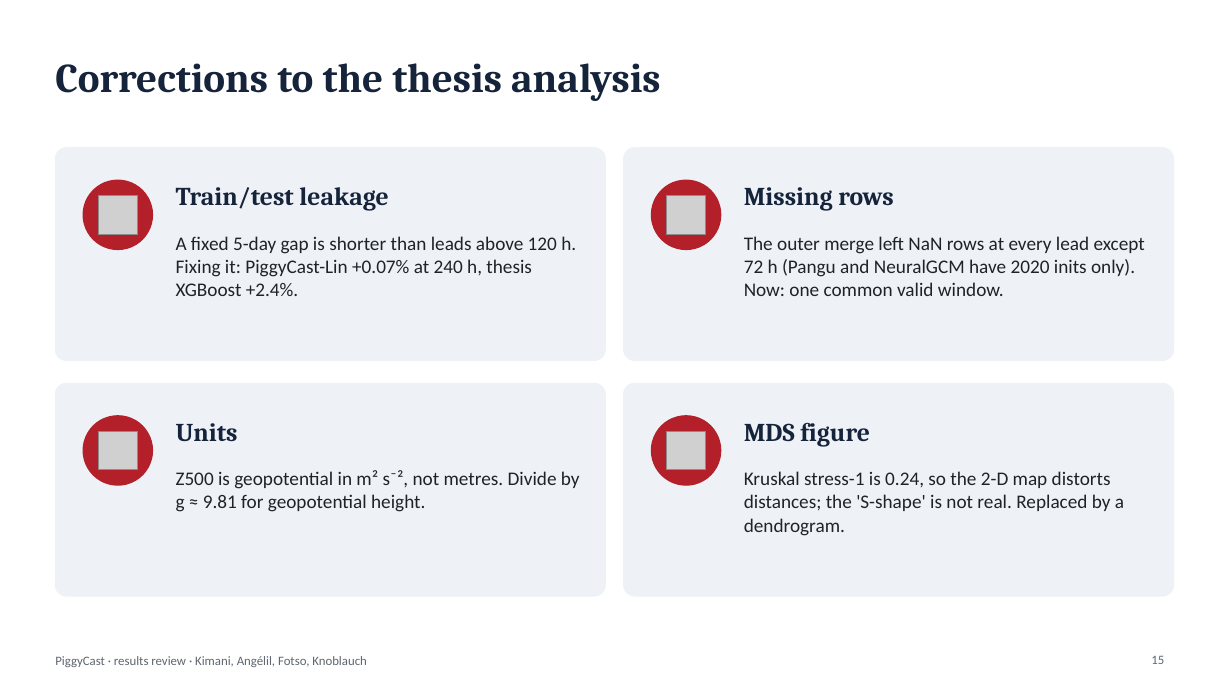
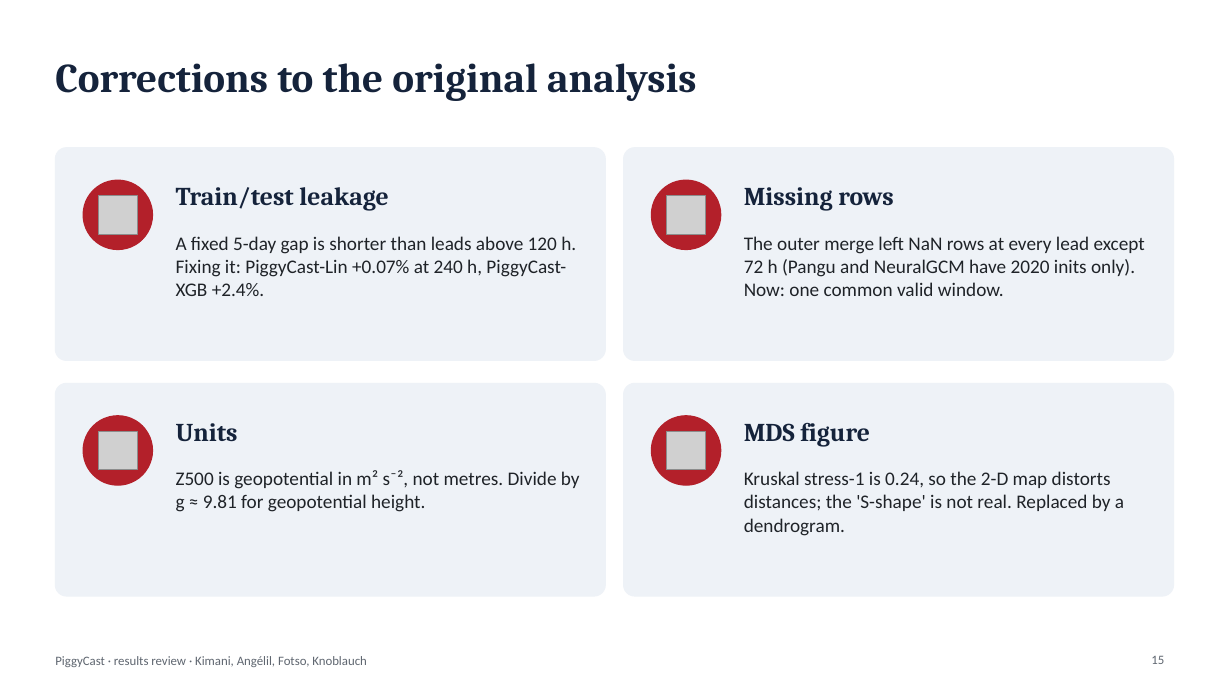
Before and after one commit to josiahkim29/AIMS_Masters_Thesis, a slide deck: slide 15 of PiggyCast_Arxiv_Paper/presentation/PiggyCast_results_review.pptx. Drawn at 1232x693 pixels with LibreOffice and Linux fonts; fonts in the diff are those of the drawing; grey boxes stand for pictures. Boxes give left, top, right and bottom in pixels: in the first picture for what was removed or moved away, otherwise in the second. Text is boxed around its words. In the diff, an @@ line names an element or a change of style, - is before the commit and + after.

```diff
--- a/PiggyCast_Arxiv_Paper/presentation/PiggyCast_results_review.pptx
+++ b/PiggyCast_Arxiv_Paper/presentation/PiggyCast_results_review.pptx
@@ title at bbox=[55, 63, 697, 101]: text changed @@
-Corrections to the thesis analysis
+Corrections to the original analysis
@@ text at bbox=[176, 236, 576, 296]: text changed @@
-A fixed 5-day gap is shorter than leads above 120 h. Fixing it: PiggyCast-Lin +0.07% at 240 h, thesis XGBoost +2.4%.
+A fixed 5-day gap is shorter than leads above 120 h. Fixing it: PiggyCast-Lin +0.07% at 240 h, PiggyCast-XGB +2.4%.
```
Also in this commit, not shown: 9 other slides changed, 6 other files.
